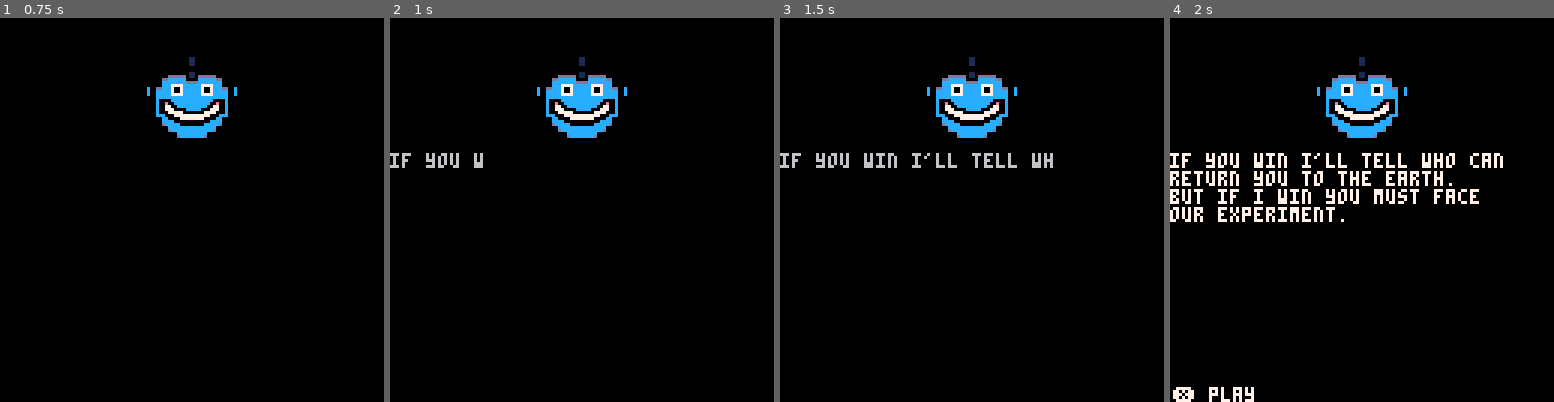
Above: before the commit, frames 1-4 (left to right).
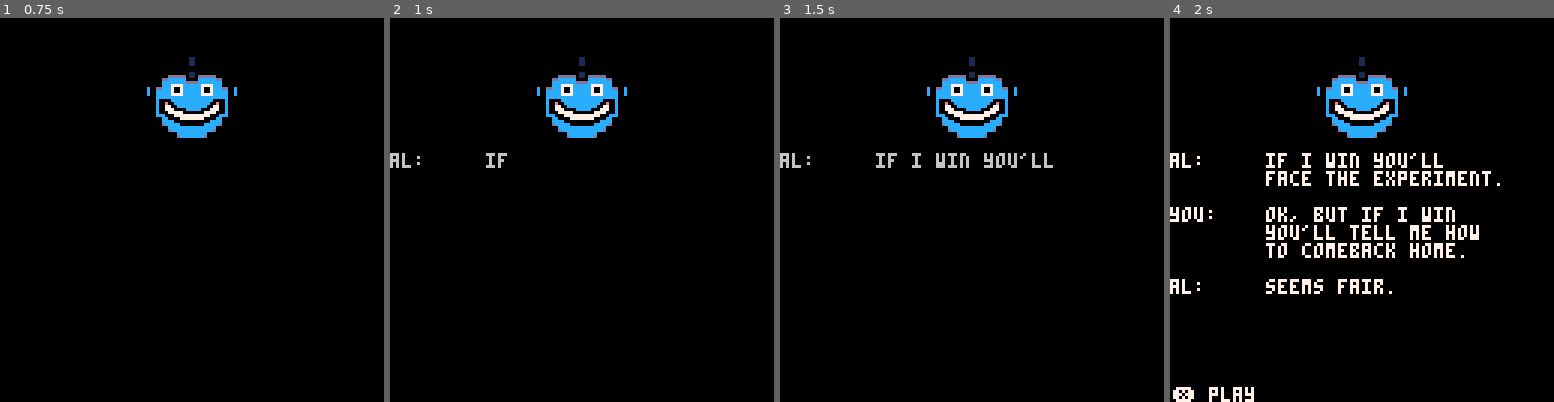
Above: after the commit, the same moments.

Repository: emilio302/scissorsgame
Game: PICO-8 cartridge test2.p8
The game is run twice, just before and just after one commit, with the same random seed, the same clock (stepped at 60 frames per second) and the same inputs.
Inputs:
- Up to frame 1 (0.75 s): tap X (X key) at 0.33 s; tap O (Z key) at 0.7 s
- Up to frame 2 (1 s): no input
- Up to frame 3 (1.5 s): tap X (X key) at 1.07 s
- Up to frame 4 (2 s): hold Right from 1.6 s (still down); tap O (Z key) at 1.7 s; tap X (X key) at 1.85 s

Frame 1 is identical in both runs. In frame 2, 0.5% of the frame differs, in the area x 0-31%, y 35-40%; in frame 3, 0.8%; in frame 4, 6.9%, in the area x 0-87%, y 35-72%.

Commit message:
Silent for parafs added

Diff:
--- a/test2.p8
+++ b/test2.p8
@@ -906,6 +906,32 @@
 button_accept_s="🅾️"
 button_secondary=5
 button_secondary_s="❎"
+text_to_wait="                            "
+
+dialogs={
+-- 1
+"al: \tif i win you'll\n"..
+		 "\t\tface the experiment."..
+		 text_to_wait..
+		 "\n\n"..
+		 "you: \tok, but if i win\n"..
+		 "\t\tyou'll tell me how\n"..
+		 "\t\tto comeback home."..
+		 text_to_wait..
+		 "\n\n"..
+		 "al: \tseems fair.",
+--2
+"al: \tif i win you'll\n"..
+		 "\t\tface the experiment."..
+		 text_to_wait..
+		 "\n\n"..
+		 "you: \tok, but if i win\n"..
+		 "\t\tyou'll tell me how\n"..
+		 "\t\tto comeback home."..
+		 text_to_wait..
+		 "\n\n"..
+		 "al: \tseems fair."
+}
 
 user_positions={
 "init",
@@ -995,10 +1021,7 @@
 		debuffs={1,3,5},
 		debuffs_probs={75,30,15},
 		_map=1,
-		text="if you win i'll tell who can\n"..
-		 "return you to the earth.\n"..
-		 "but if i win you must face\n"..
-		 "our experiment."
+		text=dialogs[1]
 --		debuffs={5},
 --		debuffs_probs={100}
 		},
@@ -1025,10 +1048,7 @@
 		debuffs={1,3,4,5},
 		debuffs_probs={50,50,25,25},
 		_map=1,
-		text="if you win i'll tell who can\n"..
-		 "return you to the earth.\n"..
-		 "but if i win you must face\n"..
-		 "our experiment."
+		text=dialogs[1]
 	},
 	[3] = {
 		mask=0,
@@ -1037,10 +1057,7 @@
 		debuffs={1,3,4,5},
 		debuffs_probs={30,50,30,30},
 		_map=1,
-		text="if you win i'll tell who can\n"..
-		 "return you to the earth.\n"..
-		 "but if i win you must face\n"..
-		 "our experiment."
+		text=dialogs[1]
 	},
 	[4] = {
 		mask=32,
@@ -1049,10 +1066,7 @@
 		debuffs={1,3,4,5,6},
 		debuffs_probs={25,50,50,75,75},
 		_map=2,
-		text="if you win i'll tell who can\n"..
-		 "return you to the earth.\n"..
-		 "but if i win you must face\n"..
-		 "our experiment."
+		text=dialogs[1]
 	},
 	[5] = {
 		mask=32,
@@ -1061,10 +1075,7 @@
 		debuffs={1,3,4,5,6},
 		debuffs_probs={20,40,50,75,60},
 		_map=2,
-		text="if you win i'll tell who can\n"..
-		 "return you to the earth.\n"..
-		 "but if i win you must face\n"..
-		 "our experiment."
+		text=dialogs[1]
 	},
 	[6] = {
 		mask=32,
@@ -1073,10 +1084,7 @@
 		debuffs={1,2,3,4,5,6},
 		debuffs_probs={50,25,40,40,75,75},
 		_map=2,
-		text="if you win i'll tell who can\n"..
-		 "return you to the earth.\n"..
-		 "but if i win you must face\n"..
-		 "our experiment."
+		text=dialogs[1]
 	},
 	[7] = {
 		mask=64,
@@ -1085,10 +1093,7 @@
 		debuffs={2,3,4,5,6},
 		debuffs_probs={30,50,25,75,75},
 		_map=3,
-		text="if you win i'll tell who can\n"..
-		 "return you to the earth.\n"..
-		 "but if i win you must face\n"..
-		 "our experiment."
+		text=dialogs[1]
 	},
 	[8] = {
 		mask=64,
@@ -1097,10 +1102,7 @@
 		debuffs={2,3,4,5,6},
 		debuffs_probs={75,40,25,50,50},
 		_map=3,
-		text="if you win i'll tell who can\n"..
-		 "return you to the earth.\n"..
-		 "but if i win you must face\n"..
-		 "our experiment."
+		text=dialogs[1]
 	},
 	[9] = {
 		mask=64,
@@ -1109,10 +1111,7 @@
 		debuffs={2,3,4,5,6},
 		debuffs_probs={100,50,20,20,10},
 		_map=3,
-		text="if you win i'll tell who can\n"..
-		 "return you to the earth.\n"..
-		 "but if i win you must face\n"..
-		 "our experiment."
+		text=dialogs[1]
 	}
 }
 
@@ -1191,10 +1190,12 @@
 local timer=getanimtimer("dialogtext")
 local text_size = #text
 if(timer!=nil and not skip_enemy_dialog) then
+ text_size = #text-timer
  if(timer%2==0) then
-  sfx(effects_sfx["write"])
+  if(sub(text,text_size,text_size)!=" ") then
+   sfx(effects_sfx["write"])
+   end
   end
- text_size = #text-timer
 	end
  print(sub(text,1,text_size),0,45)
 end
